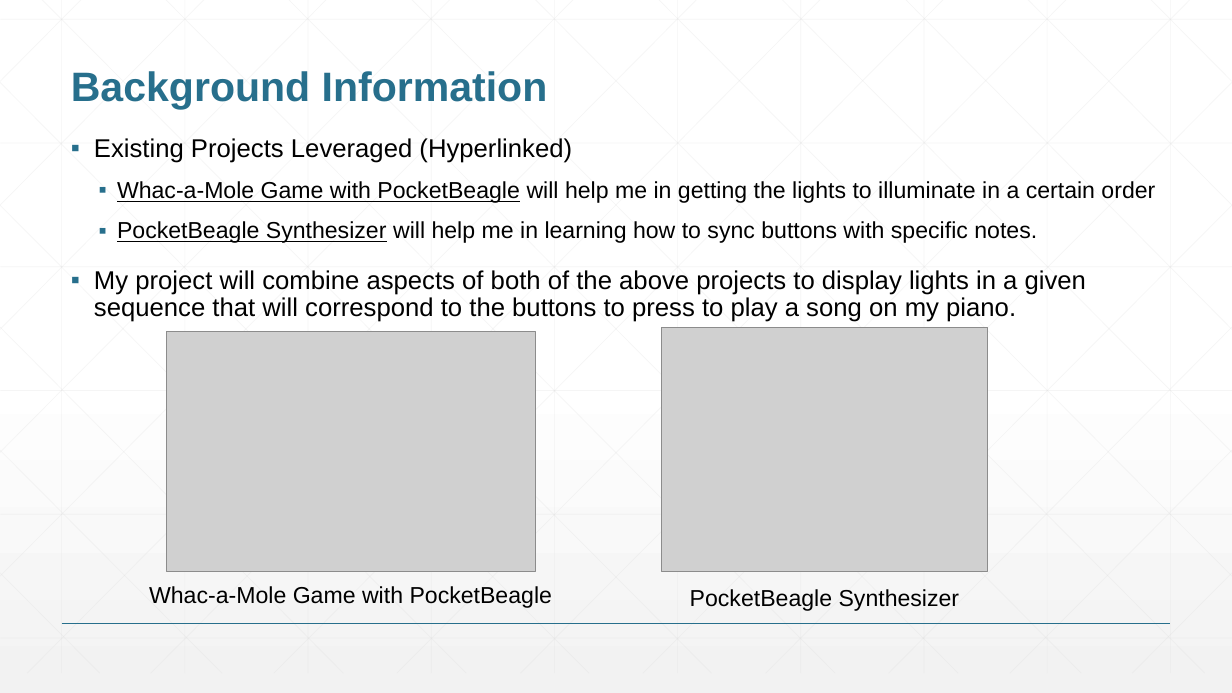
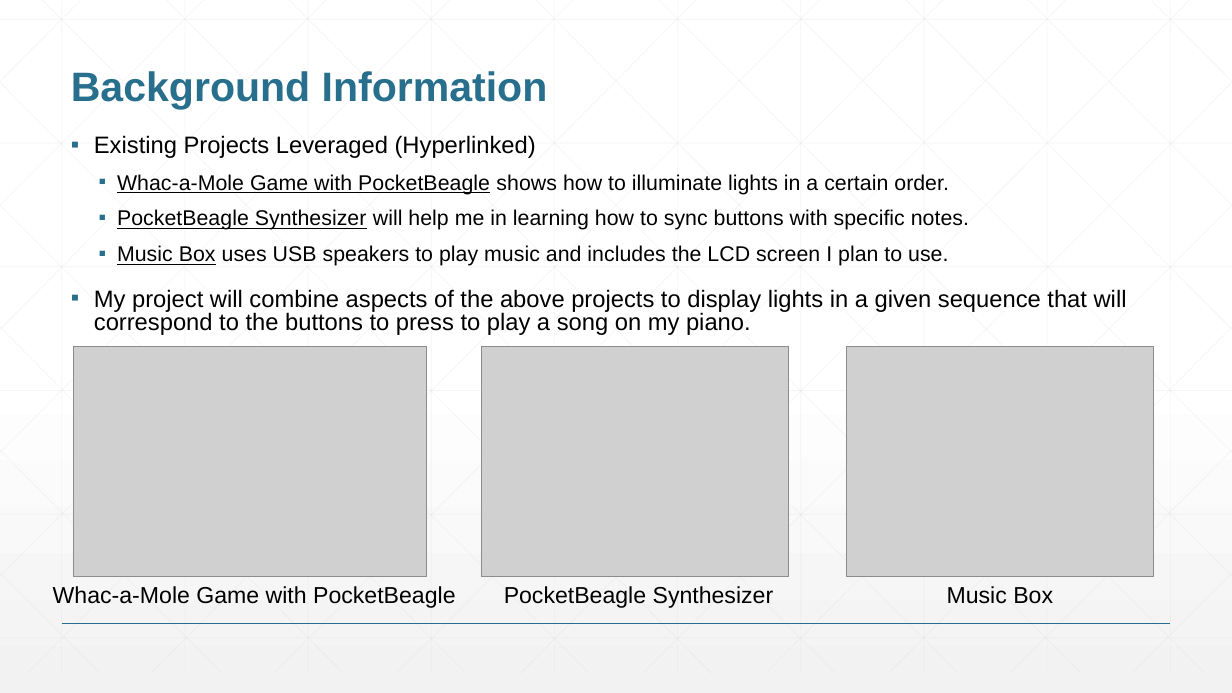
Before and after one commit to svm4/ENGI301, a slide deck: slide 3 of project_01/docs/McGill_ENGI301_project_01_proposal.pptx. Drawn at 1232x693 pixels with LibreOffice and Linux fonts; fonts in the diff are those of the drawing; grey boxes stand for pictures. Boxes give left, top, right and bottom in pixels: in the first picture for what was removed or moved away, otherwise in the second. Text is boxed around its words. In the diff, an @@ line names an element or a change of style, - is before the commit and + after.

Commit message:
Uploading updated project proposal and parts list

```diff
--- a/project_01/docs/McGill_ENGI301_project_01_proposal.pptx
+++ b/project_01/docs/McGill_ENGI301_project_01_proposal.pptx
@@ text at box(94, 135, 969, 230): size 20 to 18.5 pt in "Existing Projects Leveraged (Hyperlinked)"; size 18 to 16.6 pt in "PocketBeagle Synthesizer will help me in learning ..."; line spacing 0.9 to 0.8 @@
@@ text at box(117, 174, 949, 195): text changed; size 18 to 16.6 pt @@
-  ▪ Whac-a-Mole Game with PocketBeagle will help me in getting the lights to illuminate in a certain order
+  ▪ Whac-a-Mole Game with PocketBeagle shows how to illuminate lights in a certain order.
@@ text at box(94, 245, 1127, 335): text changed; size 20 to 18.5 pt @@
-▪ My project will combine aspects of both of the above projects to display lights in a given sequence that will correspond to the buttons to press to play a song on my piano.
+  ▪ Music Box uses USB speakers to play music and includes the LCD screen I plan to use.
+▪ My project will combine aspects of the above projects to display lights in a given sequence that will correspond to the buttons to press to play a song on my piano.
@@ picture: place and size @@
-picture at box(166, 331, 535, 571)
+picture at box(74, 347, 427, 577)
@@ picture: place and size @@
-picture at box(662, 327, 988, 572)
+picture at box(482, 347, 788, 577)
@@ picture added at box(847, 347, 1153, 577) @@
@@ text "Whac-a-Mole Game with PocketBeagle": place and size @@
-text "Whac-a-Mole Game with PocketBeagle" at box(149, 586, 552, 608)
+text "Whac-a-Mole Game with PocketBeagle" at box(53, 586, 455, 608)
@@ text "PocketBeagle Synthesizer": place and size @@
-text "PocketBeagle Synthesizer" at box(690, 589, 960, 611)
+text "PocketBeagle Synthesizer" at box(504, 586, 774, 608)
@@ text added at box(947, 586, 1053, 604), 18 pt, text #000000 @@
+Music Box
```
Also in this commit, not shown: 4 other slides changed, 1 slide added, 1 slide removed.
